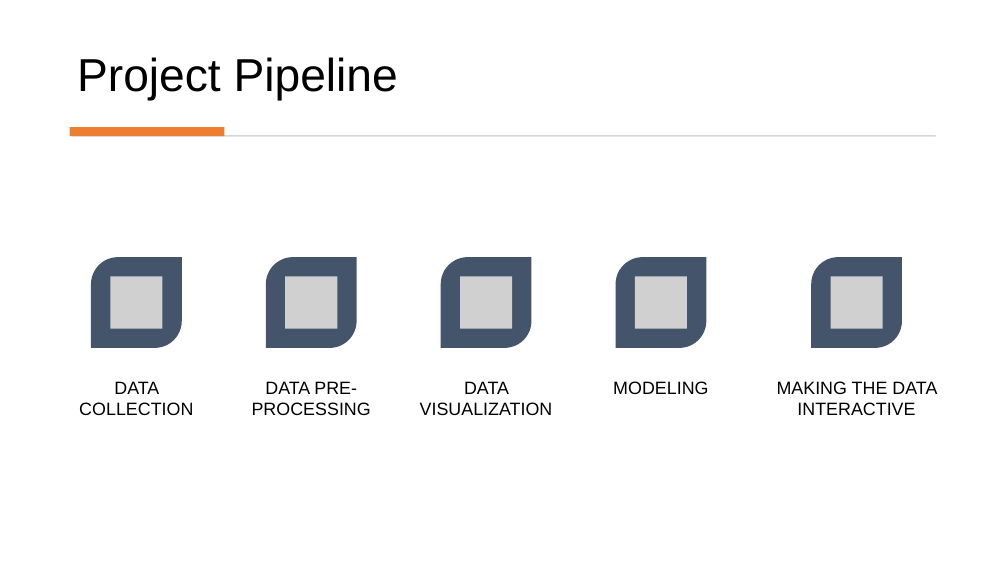
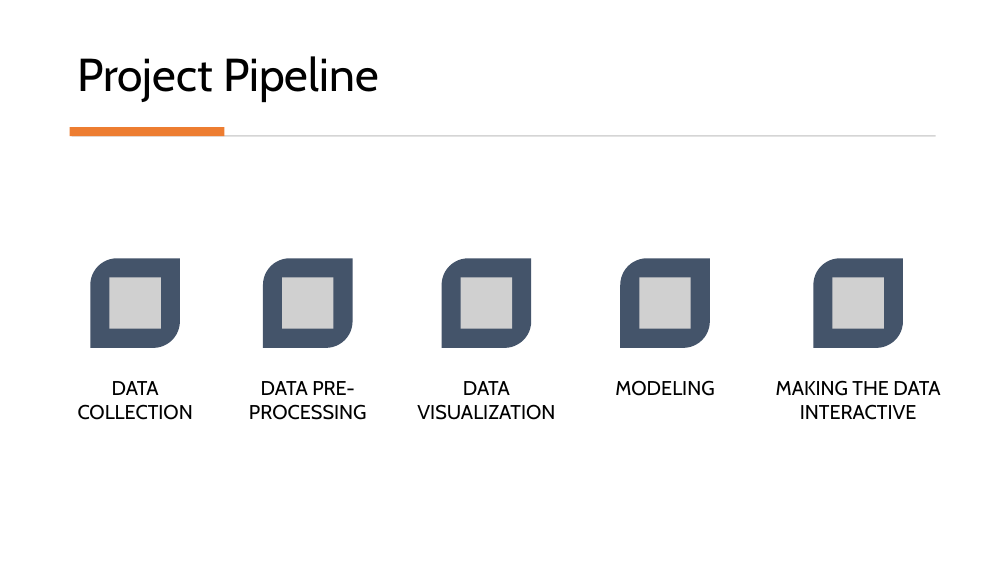
Before and after one commit to cxclark/covid19-analysis, a slide deck: slide 3 of 2020_10_30_covid_usa_analysis.pptx. Drawn at 1008x567 pixels with LibreOffice and Linux fonts; fonts in the diff are those of the drawing; grey boxes stand for pictures. Boxes give left, top, right and bottom in pixels: in the first picture for what was removed or moved away, otherwise in the second. Text is boxed around its words. In the diff, an @@ line names an element or a change of style, - is before the commit and + after.

Commit message:
updated slides

```diff
--- a/2020_10_30_covid_usa_analysis.pptx
+++ b/2020_10_30_covid_usa_analysis.pptx
@@ title "Project Pipeline" at box(77, 56, 378, 102): font Arial to Cabin @@
@@ round diag rect: place and size @@
-round diag rect at box(266, 257, 357, 348)
+round diag rect at box(263, 259, 353, 349)
@@ round diag rect: place and size @@
-round diag rect at box(616, 257, 706, 348)
+round diag rect at box(620, 259, 710, 349)
@@ picture: place and size @@
-picture at box(285, 277, 337, 329)
+picture at box(282, 278, 333, 329)
@@ picture: place and size @@
-picture at box(635, 277, 687, 329)
+picture at box(640, 278, 691, 329)
@@ size 17 to 19 pt, font Arial to Cabin in 5 elements at box(78, 381, 193, 420), box(776, 380, 940, 420), box(249, 381, 367, 420), box(615, 380, 714, 396), box(417, 381, 555, 420) @@
```
Also in this commit, not shown: 22 other slides changed, 2 other files.
